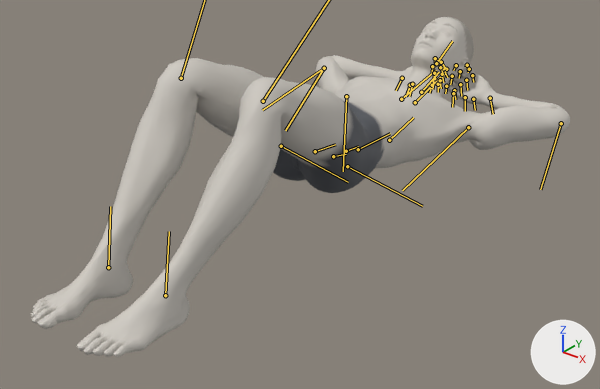
Before and after pictures for a commit that changed the glTF model exports/three-quarter-sit-up.glb.
The view is the same before and after, from a camera (50 mm lens) standing at (1.248, -1.617, 1.036) and looking at (0.027, -0.092, 0.09). Arrows for +X, +Y and +Z are at lower right; the lights stay in place. The picture after the commit comes second. Both versions are drawn at frame 148 of the action 'three-quarter-sit-up'; the numbers are the values there. The bones that change, and the others that lie on the model, are drawn over the model as lines.
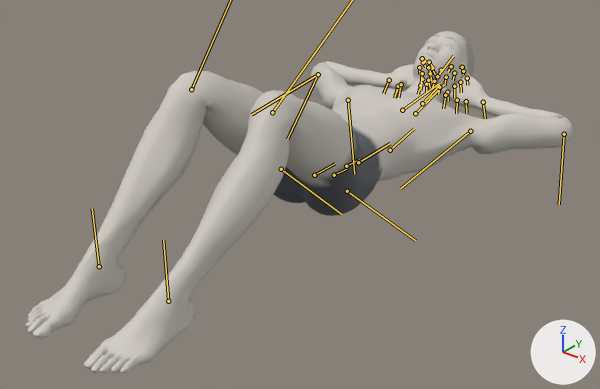
Boxes (x1, y1, x2, y2) around the edits, measured in the pictures (600 x 389 px):
```json
{"object": "Mesh_0", "change": "posed", "before": [31, 17, 570, 357], "after": [26, 31, 573, 374]}
{"bone": "pelvis", "before": "(315, 151) to (335, 144)", "after": "(314, 175) to (335, 163)"}
{"bone": "spine_02", "before": "(346, 151) to (358, 146)", "after": "(346, 166) to (359, 159)"}
{"bone": "spine_03", "before": "(358, 149) to (390, 133)", "after": "(358, 162) to (390, 143)"}
{"bone": "spine_04", "before": "(389, 140) to (413, 117)", "after": "(390, 150) to (414, 128)"}
{"bone": "clavicle_l", "before": "(415, 102) to (445, 72)", "after": "(415, 113) to (444, 84)"}
{"bone": "upperarm_l", "before": "(468, 127) to (402, 190)", "after": "(470, 131) to (400, 188)"}
{"bone": "lowerarm_l", "before": "(561, 123) to (540, 189)", "after": "(564, 134) to (559, 204)"}
{"bone": "hand_l", "before": "(490, 98) to (493, 114)", "after": "(483, 102) to (485, 118)"}
{"bone": "clavicle_r", "before": "(401, 99) to (436, 70)", "after": "(402, 110) to (439, 83)"}
{"bone": "upperarm_r", "before": "(346, 96) to (343, 171)", "after": "(348, 100) to (354, 174)"}
{"bone": "lowerarm_r", "before": "(324, 68) to (262, 110)", "after": "(318, 74) to (251, 114)"}
{"bone": "hand_r", "before": "(402, 78) to (396, 90)", "after": "(389, 80) to (383, 93)"}
{"bone": "head", "before": "(436, 63) to (452, 41)", "after": "(437, 76) to (453, 56)"}
{"bone": "thigh_l", "before": "(347, 166) to (422, 206)", "after": "(347, 191) to (415, 240)"}
{"bone": "foot_l", "before": "(165, 295) to (169, 231)", "after": "(168, 301) to (163, 240)"}
{"bone": "thigh_r", "before": "(281, 146) to (348, 182)", "after": "(281, 169) to (342, 214)"}
{"bone": "foot_r", "before": "(108, 267) to (110, 206)", "after": "(99, 266) to (92, 208)"}
```

The change, as JSON lines over the scene's bpy script:
```json
{"block": "bone_pelvis", "where": "bone_pelvis = bpy.data.objects['Body'].pose.bones['pelvis']  # child of 'Root'"}
{"op": "set", "path": "bone_pelvis.location", "old": "(-0.011, -0.806, 0.0)", "new": "(-0.01, -0.874, 0.0)"}
{"op": "set", "path": "bone_pelvis.rotation_quaternion", "old": "(0.666, 0.0, 0.0, 0.746)", "new": "(0.717, 0.0, 0.0, 0.697)", "note": "degrees (0, 0, 96) -> degrees (0, 0, 88)"}
{"block": "bone_spine_02", "where": "bone_spine_02 = bpy.data.objects['Body'].pose.bones['spine_02']  # child of 'spine_01'"}
{"op": "set", "path": "bone_spine_02.rotation_quaternion", "old": "(0.999, 0.0, 0.0, -0.046)", "new": "(1.0, 0.0, 0.0, -0.02)", "note": "degrees (0, 0, -5) -> degrees (0, 0, -2)"}
{"block": "bone_spine_03", "where": "bone_spine_03 = bpy.data.objects['Body'].pose.bones['spine_03']  # child of 'spine_02'"}
{"op": "set", "path": "bone_spine_03.rotation_quaternion", "old": "(0.999, 0.0, 0.0, -0.046)", "new": "(1.0, 0.0, 0.0, -0.02)", "note": "degrees (0, 0, -5) -> degrees (0, 0, -2)"}
{"block": "bone_spine_04", "where": "bone_spine_04 = bpy.data.objects['Body'].pose.bones['spine_04']  # child of 'spine_03'"}
{"op": "set", "path": "bone_spine_04.rotation_quaternion", "old": "(0.992, 0.0, 0.0, -0.126)", "new": "(0.996, 0.0, 0.0, -0.087)", "note": "degrees (0, 0, -14) -> degrees (0, 0, -10)"}
{"block": "bone_clavicle_l", "where": "bone_clavicle_l = bpy.data.objects['Body'].pose.bones['clavicle_l']  # child of 'spine_04'"}
{"op": "set", "path": "bone_clavicle_l.rotation_quaternion", "old": "(0.999, 0.017, 0.051, -0.001)", "new": "(0.999, 0.036, -0.005, 0.0)", "note": "degrees (2, 6, 0) -> degrees (4, -1, 0)"}
{"block": "bone_upperarm_l", "where": "bone_upperarm_l = bpy.data.objects['Body'].pose.bones['upperarm_l']  # child of 'clavicle_l'"}
{"op": "set", "path": "bone_upperarm_l.rotation_quaternion", "old": "(0.337, 0.305, 0.105, 0.885)", "new": "(0.383, 0.347, 0.181, 0.836)", "note": "degrees (26, -28, 132) -> degrees (39, -26, 121)"}
{"block": "bone_lowerarm_l", "where": "bone_lowerarm_l = bpy.data.objects['Body'].pose.bones['lowerarm_l']  # child of 'upperarm_l'"}
{"op": "set", "path": "bone_lowerarm_l.rotation_quaternion", "old": "(0.718, 0.146, -0.58, 0.356)", "new": "(0.611, 0.158, -0.626, 0.458)", "note": "degrees (-36, -70, 78) -> degrees (-66, -66, 119)"}
{"block": "bone_hand_l", "where": "bone_hand_l = bpy.data.objects['Body'].pose.bones['hand_l']  # child of 'lowerarm_l'"}
{"op": "set", "path": "bone_hand_l.rotation_quaternion", "old": "(-0.832, 0.448, -0.204, -0.255)", "new": "(-0.824, 0.428, -0.316, -0.196)", "note": "degrees (-51, 35, 17) -> degrees (-53, 43, 4)"}
{"block": "bone_clavicle_r", "where": "bone_clavicle_r = bpy.data.objects['Body'].pose.bones['clavicle_r']  # child of 'spine_04'"}
{"op": "set", "path": "bone_clavicle_r.rotation_quaternion", "old": "(0.999, -0.017, -0.051, -0.001)", "new": "(0.999, -0.036, 0.005, 0.0)", "note": "degrees (-2, -6, 0) -> degrees (-4, 1, 0)"}
{"block": "bone_upperarm_r", "where": "bone_upperarm_r = bpy.data.objects['Body'].pose.bones['upperarm_r']  # child of 'clavicle_r'"}
{"op": "set", "path": "bone_upperarm_r.rotation_quaternion", "old": "(0.337, -0.305, -0.105, 0.885)", "new": "(0.383, -0.347, -0.181, 0.836)", "note": "degrees (-26, 28, 132) -> degrees (-39, 26, 121)"}
{"block": "bone_lowerarm_r", "where": "bone_lowerarm_r = bpy.data.objects['Body'].pose.bones['lowerarm_r']  # child of 'upperarm_r'"}
{"op": "set", "path": "bone_lowerarm_r.rotation_quaternion", "old": "(0.718, -0.146, 0.58, 0.356)", "new": "(0.611, -0.158, 0.626, 0.458)", "note": "degrees (36, 70, 78) -> degrees (66, 66, 119)"}
{"block": "bone_hand_r", "where": "bone_hand_r = bpy.data.objects['Body'].pose.bones['hand_r']  # child of 'lowerarm_r'"}
{"op": "set", "path": "bone_hand_r.rotation_quaternion", "old": "(0.832, 0.448, -0.204, 0.255)", "new": "(0.824, 0.428, -0.316, 0.196)", "note": "degrees (51, -35, 17) -> degrees (53, -43, 4)"}
{"block": "bone_head", "where": "bone_head = bpy.data.objects['Body'].pose.bones['head']  # child of 'neck_01'"}
{"op": "set", "path": "bone_head.rotation_quaternion", "old": "(0.998, 0.0, 0.0, -0.059)", "new": "(0.999, 0.0, 0.0, -0.05)", "note": "degrees (0, 0, -7) -> degrees (0, 0, -6)"}
{"block": "bone_thigh_l", "where": "bone_thigh_l = bpy.data.objects['Body'].pose.bones['thigh_l']  # child of 'pelvis'"}
{"op": "set", "path": "bone_thigh_l.rotation_quaternion", "old": "(0.97, -0.031, 0.006, 0.241)", "new": "(0.933, -0.032, 0.002, 0.359)", "note": "degrees (-3, 1, 28) -> degrees (-3, 1, 42)"}
{"block": "bone_calf_l", "where": "bone_calf_l = bpy.data.objects['Body'].pose.bones['calf_l']  # child of 'thigh_l'"}
{"op": "set", "path": "bone_calf_l.rotation_quaternion", "old": "(0.739, -0.03, 0.086, -0.668)", "new": "(0.743, -0.014, 0.071, -0.665)", "note": "degrees (-9, 5, -85) -> degrees (-7, 5, -84)"}
{"block": "bone_foot_l", "where": "bone_foot_l = bpy.data.objects['Body'].pose.bones['foot_l']  # child of 'calf_l'"}
{"op": "set", "path": "bone_foot_l.rotation_quaternion", "old": "(0.96, 0.093, -0.006, -0.264)", "new": "(0.916, 0.067, 0.0, -0.396)", "note": "degrees (10, 2, -31) -> degrees (7, 3, -47)"}
{"block": "bone_thigh_r", "where": "bone_thigh_r = bpy.data.objects['Body'].pose.bones['thigh_r']  # child of 'pelvis'"}
{"op": "set", "path": "bone_thigh_r.rotation_quaternion", "old": "(0.97, 0.031, -0.006, 0.241)", "new": "(0.933, 0.032, -0.002, 0.359)", "note": "degrees (3, -1, 28) -> degrees (3, -1, 42)"}
{"block": "bone_calf_r", "where": "bone_calf_r = bpy.data.objects['Body'].pose.bones['calf_r']  # child of 'thigh_r'"}
{"op": "set", "path": "bone_calf_r.rotation_quaternion", "old": "(0.739, 0.03, -0.086, -0.668)", "new": "(0.743, 0.014, -0.071, -0.665)", "note": "degrees (9, -5, -85) -> degrees (7, -5, -84)"}
{"block": "bone_foot_r", "where": "bone_foot_r = bpy.data.objects['Body'].pose.bones['foot_r']  # child of 'calf_r'"}
{"op": "set", "path": "bone_foot_r.rotation_quaternion", "old": "(0.96, -0.093, 0.006, -0.264)", "new": "(0.916, -0.067, 0.0, -0.396)", "note": "degrees (-10, -2, -31) -> degrees (-7, -3, -47)"}
```
